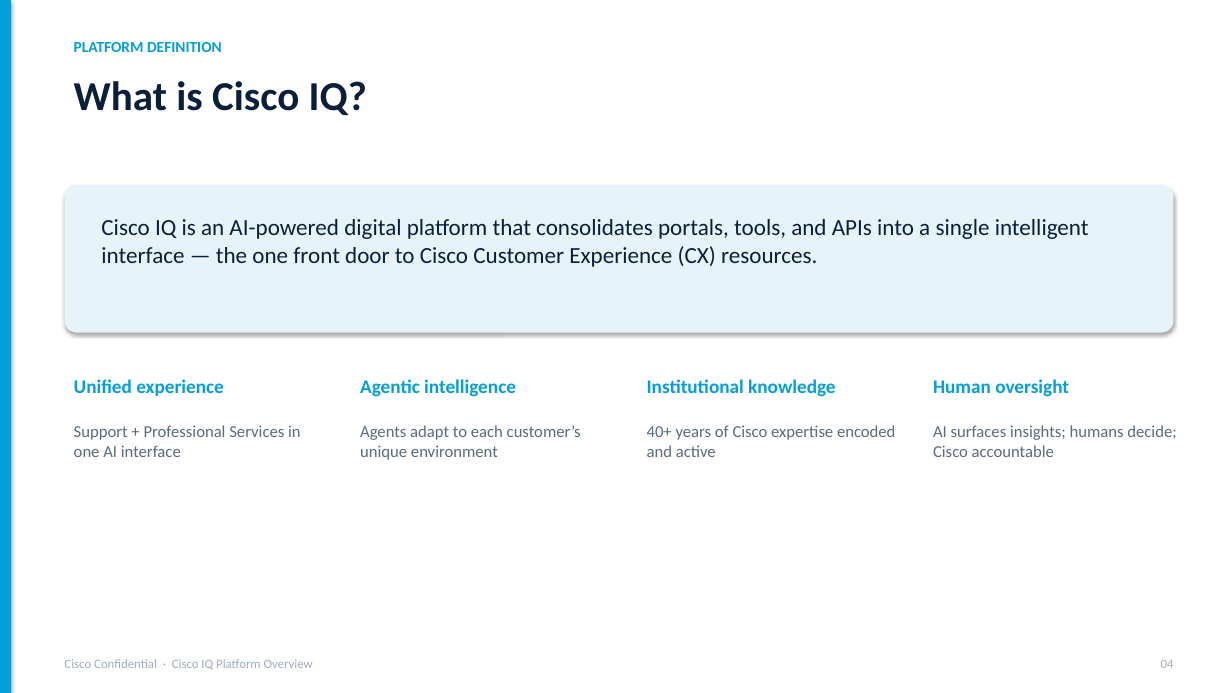
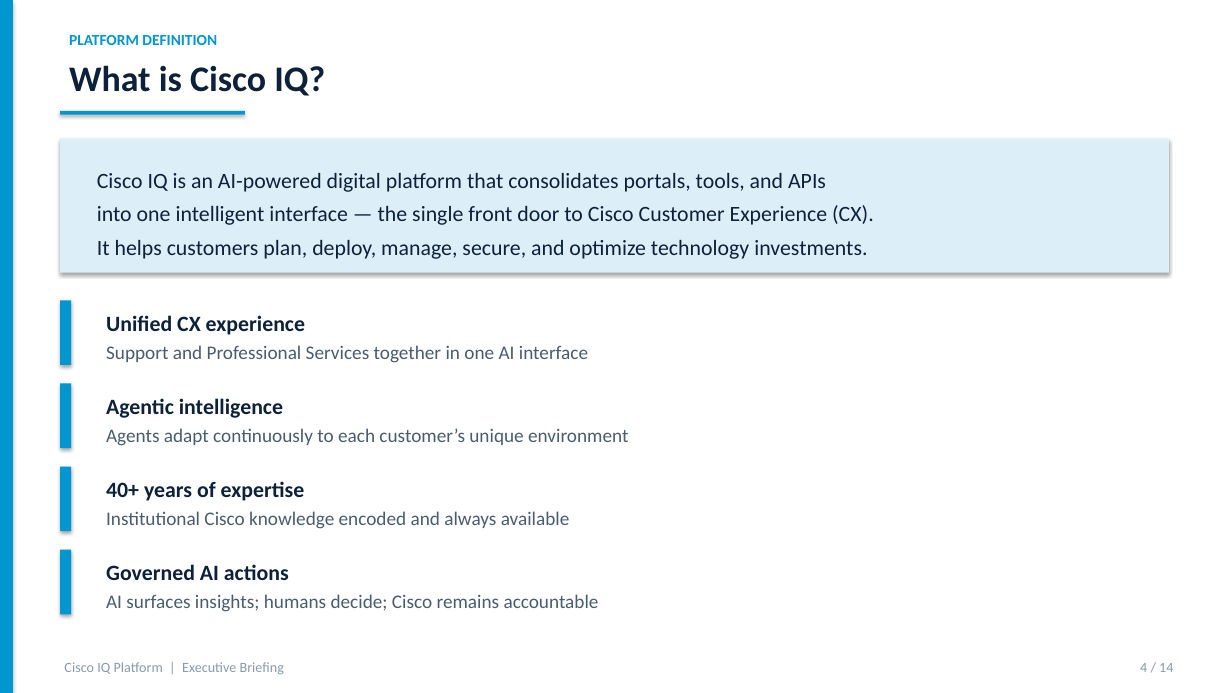
Before and after one commit to Ahmed-Nabhan/mindsparkle, a slide deck: slide 4 of docs/Cisco_IQ_Platform_Executive_Briefing.pptx. Drawn at 1232x693 pixels with LibreOffice and Linux fonts; fonts in the diff are those of the drawing. Boxes give left, top, right and bottom in pixels: in the first picture for what was removed or moved away, otherwise in the second. Text is boxed around its words. In the diff, an @@ line names an element or a change of style, - is before the commit and + after.

```diff
--- a/docs/Cisco_IQ_Platform_Executive_Briefing.pptx
+++ b/docs/Cisco_IQ_Platform_Executive_Briefing.pptx
@@ rectangle at box(0, 0, 13, 693): fill #049FD9 to #0097D0 @@
@@ text "PLATFORM DEFINITION" at box(69, 35, 217, 45): text colour #049FD9 to #0097D0 @@
@@ text "What is Cisco IQ?": place and size @@
-text "What is Cisco IQ?" at box(74, 81, 367, 115)
+text "What is Cisco IQ?" at box(69, 65, 325, 96)
@@ text "What is Cisco IQ?" at box(69, 65, 325, 96): size 32 to 28 pt, text colour #0B1F3A to #0D223A @@
@@ rectangle added at box(60, 111, 245, 115), fill #0097D0 @@
@@ rectangle added at box(60, 139, 1169, 273), fill #DCEEF8 @@
@@ text at box(97, 173, 874, 259): text changed; size 18 to 17 pt; text colour #0B1F3A to #0D223A @@
-Cisco IQ is an AI-powered digital platform that consolidates portals, tools, and APIs into a single intelligent interface — the one front door to Cisco Customer Experience (CX) resources.
+Cisco IQ is an AI-powered digital platform that consolidates portals, tools, and APIs
+into one intelligent interface — the single front door to Cisco Customer Experience (CX).
+It helps customers plan, deploy, manage, secure, and optimize technology investments.
@@ rounded rectangle removed at box(65, 185, 1174, 333) @@
@@ rectangle added at box(60, 300, 71, 365), fill #0097D0 @@
@@ text at box(106, 315, 305, 335): text changed; size 15 to 17 pt; text colour #049FD9 to #0D223A @@
-Unified experience
+Unified CX experience
@@ text at box(106, 345, 588, 363): text changed; size 13 to 15 pt; text colour #5B6B7C to #4A5C6E @@
-Support + Professional Services in one AI interface
+Support and Professional Services together in one AI interface
@@ rectangle added at box(60, 384, 71, 448), fill #0097D0 @@
@@ text "Agentic intelligence": place and size @@
-text "Agentic intelligence" at box(360, 379, 516, 397)
+text "Agentic intelligence" at box(106, 398, 283, 418)
@@ text "Agentic intelligence" at box(106, 398, 283, 418): size 15 to 17 pt, text colour #049FD9 to #0D223A @@
@@ text removed at box(647, 379, 835, 397) @@
-Institutional knowledge
@@ text removed at box(933, 379, 1069, 397) @@
-Human oversight
@@ text at box(106, 428, 628, 446): text changed; size 13 to 15 pt; text colour #5B6B7C to #4A5C6E @@
-Agents adapt to each customer’s unique environment
+Agents adapt continuously to each customer’s unique environment
@@ rectangle added at box(60, 467, 71, 531), fill #0097D0 @@
@@ text at box(106, 481, 305, 501): text changed; size 13 to 17 pt; text colour #5B6B7C to #0D223A; bold on @@
-40+ years of Cisco expertise encoded and active
+40+ years of expertise
@@ text added at box(106, 511, 570, 529), 15 pt, text #4A5C6E @@
+Institutional Cisco knowledge encoded and always available
@@ rectangle added at box(60, 550, 71, 615), fill #0097D0 @@
@@ text added at box(106, 564, 289, 580), 17 pt, text #0D223A, bold @@
+Governed AI actions
@@ text at box(106, 594, 599, 612): text changed; size 13 to 15 pt; text colour #5B6B7C to #4A5C6E @@
-AI surfaces insights; humans decide; Cisco accountable
+AI surfaces insights; humans decide; Cisco remains accountable
@@ text at box(64, 662, 284, 675): text changed; size 10 to 11 pt; text colour #A0AEBC to #8A9AAA @@
-Cisco Confidential · Cisco IQ Platform Overview
+Cisco IQ Platform | Executive Briefing
@@ text added at box(1140, 663, 1173, 672), 11 pt, text #8A9AAA @@
+4 / 14
@@ text removed at box(1161, 660, 1174, 668) @@
-04
```
Also in this commit, not shown: 13 other slides changed, 5 other files.
